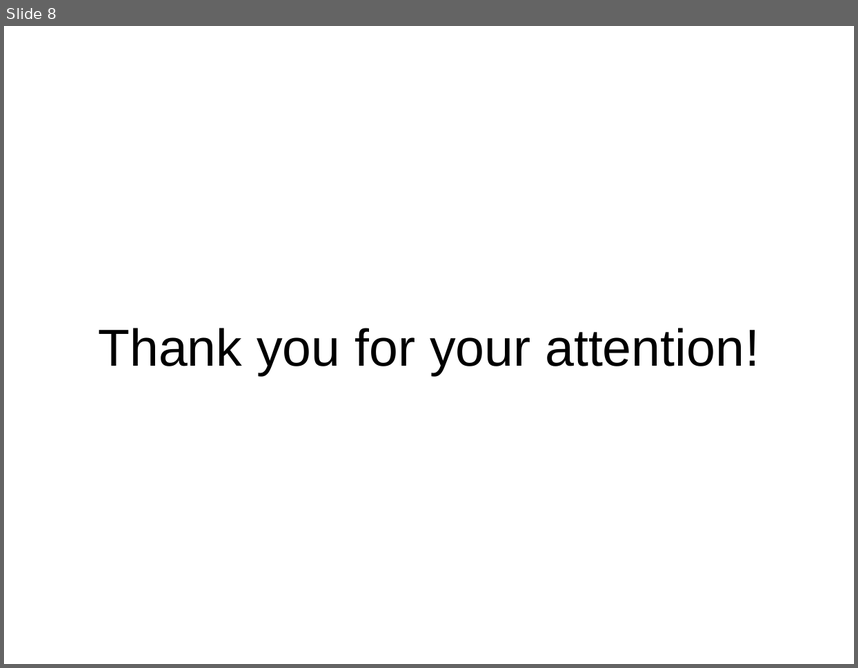
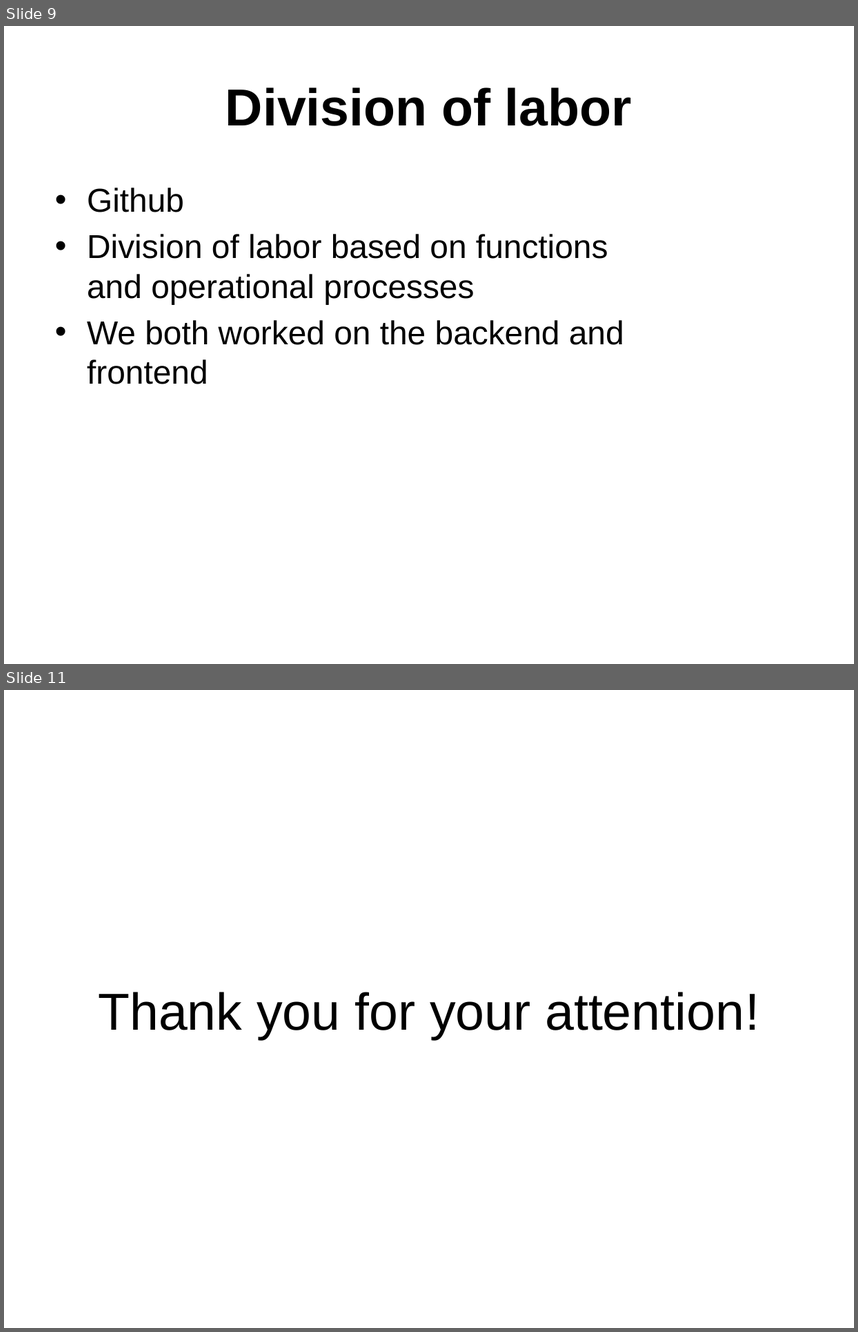
Before and after one commit to momikadragoner/Vizsgaremek, a slide deck: PPT/AGORA.pptx. Shown one above the other, each under a label of ours: slide 8 before the commit, slides 9 and 11 after it; the slides between them are not shown. The pictures are 858x668 and 858x1332 pixels, drawn with LibreOffice and Linux fonts; fonts in the diff are those of the drawing. Boxes give left, top, right and bottom in pixels: in the first picture for what was removed or moved away, otherwise in the second. Text is boxed around its words. In the diff, an @@ line names an element or a change of style, - is before the commit and + after.

```diff
--- a/PPT/AGORA.pptx
+++ b/PPT/AGORA.pptx
@@ slide 9 added at box(4, 26, 854, 664), background #FFFFFF @@
@@ title added at box(225, 87, 632, 126), 44 pt, text #000000, bold @@
+Division of labor
@@ text added at box(87, 187, 624, 384), 28 pt, text #000000 @@
+• Github
+• Division of labor based on functions and operational processes
+• We both worked on the backend and frontend
@@ what was slide 8 is now slide 11 @@
```
Also in this commit, not shown: 1 slide changed, 2 other slides added, 3 other files.
